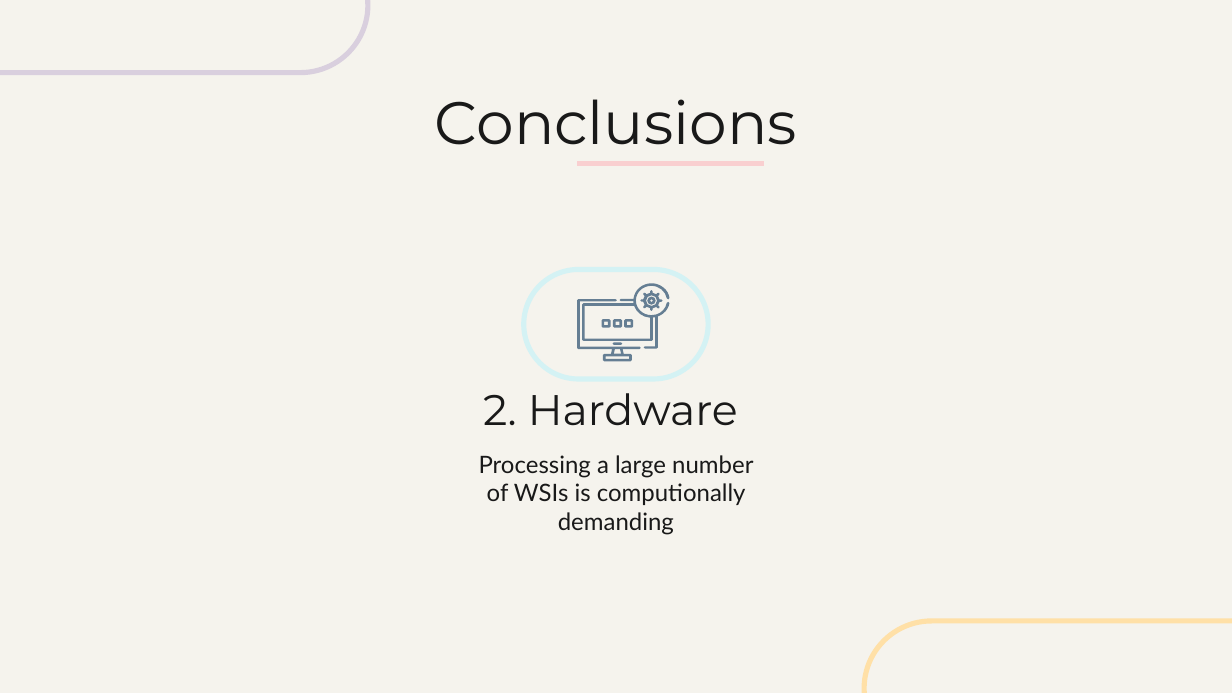
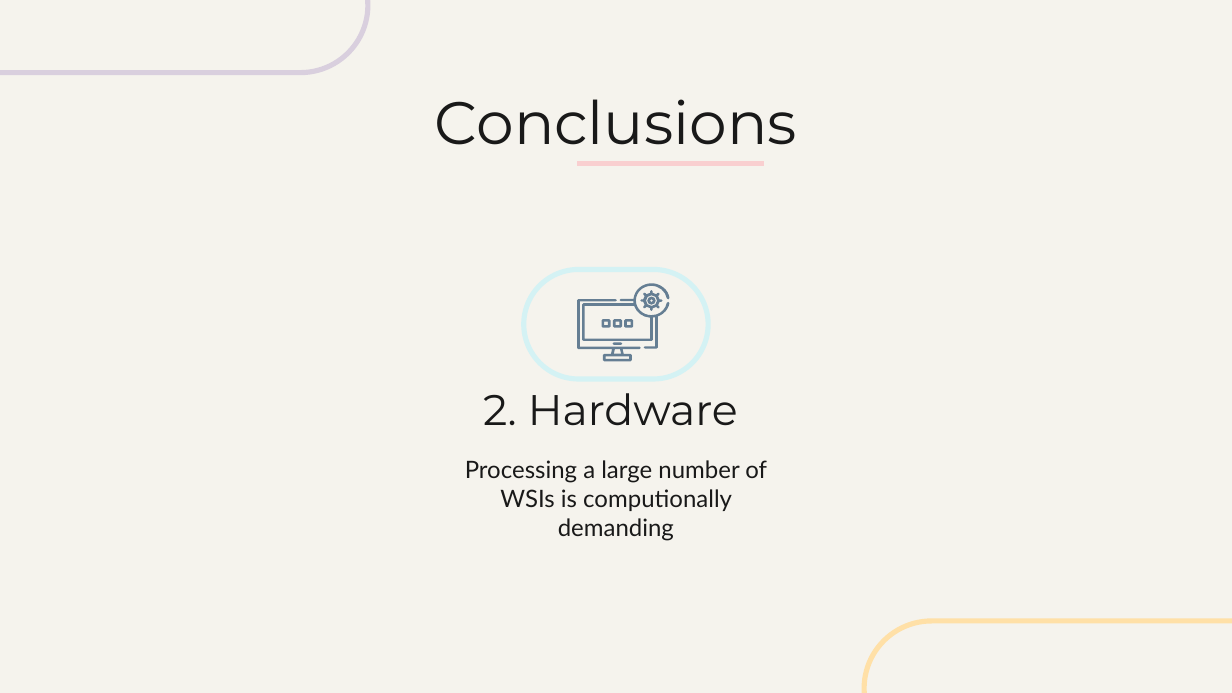
Before and after one commit to tymsoncyferki/Anomaly-Detection, a slide deck: slide 47 of final_presentation_anomaly_detection_new.pptx. Drawn at 1232x693 pixels with LibreOffice and Linux fonts; fonts in the diff are those of the drawing. Boxes give left, top, right and bottom in pixels: in the first picture for what was removed or moved away, otherwise in the second. Text is boxed around its words. In the diff, an @@ line names an element or a change of style, - is before the commit and + after.

```diff
--- a/final_presentation_anomaly_detection_new.pptx
+++ b/final_presentation_anomaly_detection_new.pptx
@@ subtitle "Processing a large number of ..." rewrapped from bbox=[479, 455, 753, 535] to bbox=[465, 460, 767, 541] @@
```
Also in this commit, not shown: 5 other slides changed.
